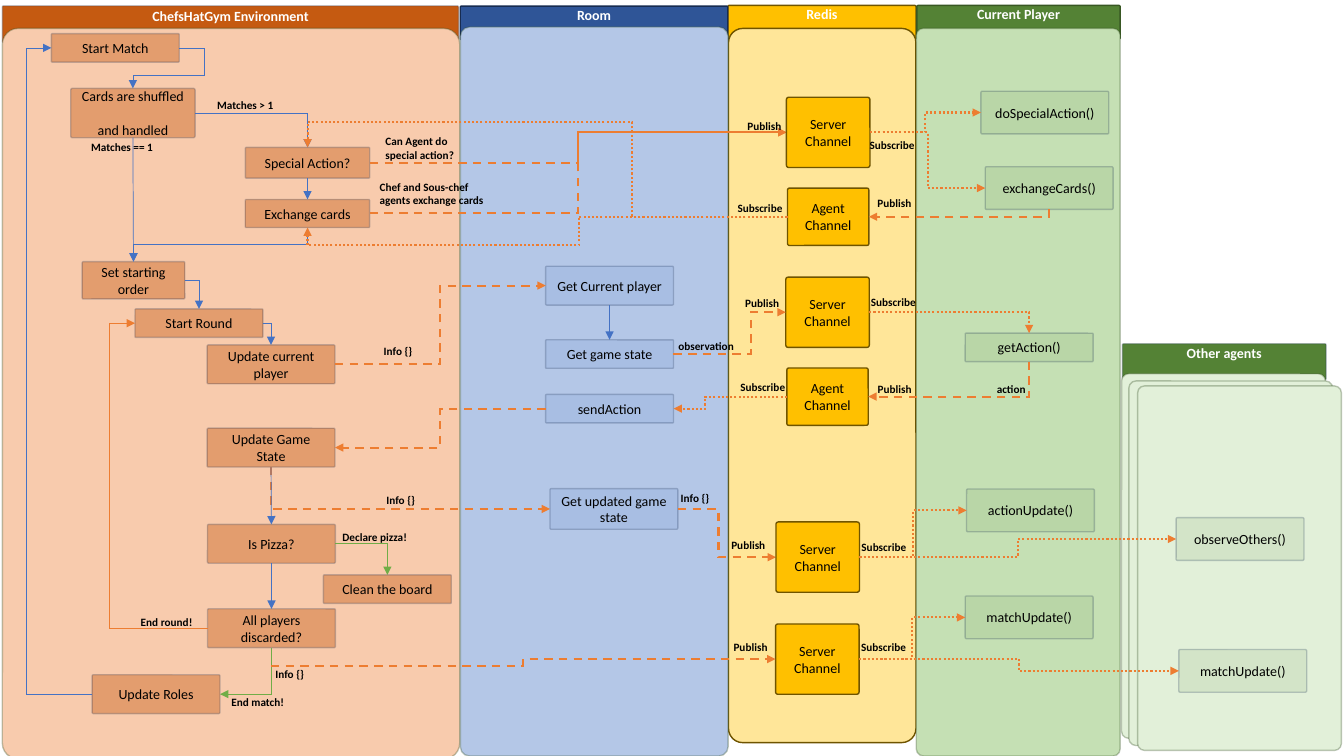
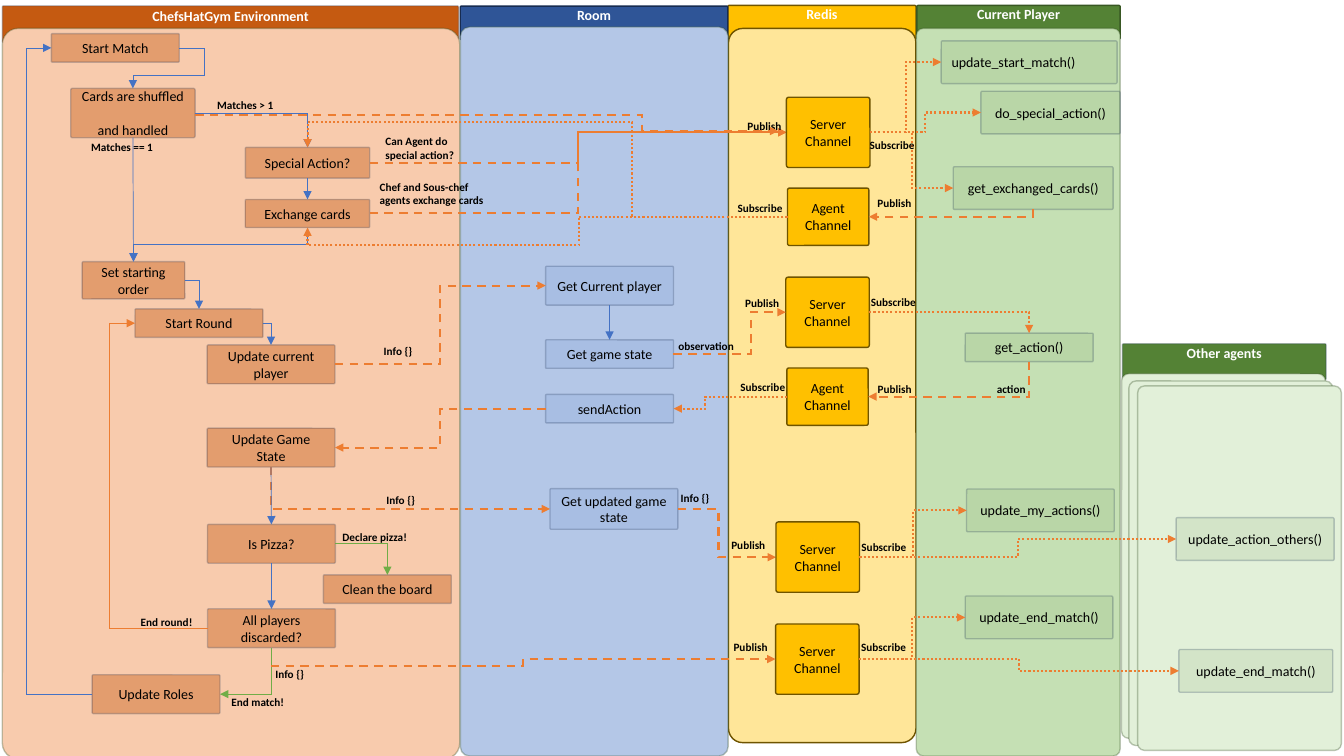
Before and after one commit to pablovin/ChefsHatGYM, a slide deck: slide 2 of gitImages/GameCommunicationDiagram.pptx. Drawn at 1344x756 pixels with LibreOffice and Linux fonts; fonts in the diff are those of the drawing. Boxes give left, top, right and bottom in pixels: in the first picture for what was removed or moved away, otherwise in the second. Text is boxed around its words. In the diff, an @@ line names an element or a change of style, - is before the commit and + after.

```diff
--- a/gitImages/GameCommunicationDiagram.pptx
+++ b/gitImages/GameCommunicationDiagram.pptx
@@ rounded rectangle added at [942, 41, 1117, 84], fill #548235 at 10% opacity, outline #172C51 1 pt, 10 pt, text #000000 @@
+update_start_match()
@@ elbow arrow added from (870, 132) to (942, 63), #ED7D31 1.5 pt dashed @@
@@ elbow arrow added from (196, 115) to (778, 131), #ED7D31 1.5 pt dashed @@
@@ rounded rectangle "do_special_action()": place and size @@
-rounded rectangle "do_special_action()" at [981, 92, 1109, 134]
+rounded rectangle "do_special_action()" at [981, 92, 1120, 134]
@@ text in rounded rectangle at [995, 108, 1106, 121]: text changed @@
-doSpecialAction()
+do_special_action()
@@ elbow arrow moved from (870, 132) - (985, 189) to (870, 132) - (954, 189) @@
@@ rounded rectangle "get_exchanged_cards()": place and size @@
-rounded rectangle "get_exchanged_cards()" at [985, 166, 1113, 209]
+rounded rectangle "get_exchanged_cards()" at [954, 166, 1114, 209]
@@ text in rounded rectangle at [968, 183, 1099, 196]: text changed @@
-exchangeCards()
+get_exchanged_cards()
@@ elbow arrow moved from (1050, 210) - (869, 217) to (1033, 210) - (869, 217) @@
@@ text in rounded rectangle at [995, 342, 1063, 355]: text changed @@
-getAction()
+get_action()
@@ rounded rectangle "update_my_actions()": place and size @@
-rounded rectangle "update_my_actions()" at [967, 489, 1095, 531]
+rounded rectangle "update_my_actions()" at [967, 489, 1115, 531]
@@ text in rounded rectangle at [980, 505, 1100, 517]: text changed @@
-actionUpdate()
+update_my_actions()
@@ rounded rectangle "update_action_others()": place and size @@
-rounded rectangle "update_action_others()" at [1177, 518, 1305, 561]
+rounded rectangle "update_action_others()" at [1177, 518, 1335, 561]
@@ text in rounded rectangle at [1188, 534, 1322, 546]: text changed @@
-observeOthers()
+update_action_others()
@@ rounded rectangle "update_end_match()": place and size @@
-rounded rectangle "update_end_match()" at [966, 596, 1094, 638]
+rounded rectangle "update_end_match()" at [966, 596, 1113, 638]
@@ text in rounded rectangle at [979, 612, 1098, 624]: text changed @@
-matchUpdate()
+update_end_match()
@@ rounded rectangle "update_end_match()": place and size @@
-rounded rectangle "update_end_match()" at [1180, 649, 1308, 692]
+rounded rectangle "update_end_match()" at [1180, 649, 1334, 692]
@@ text in rounded rectangle at [1196, 666, 1315, 679]: text changed @@
-matchUpdate()
+update_end_match()
```
Also in this commit, not shown: 2 other slides changed, 14 other files.
